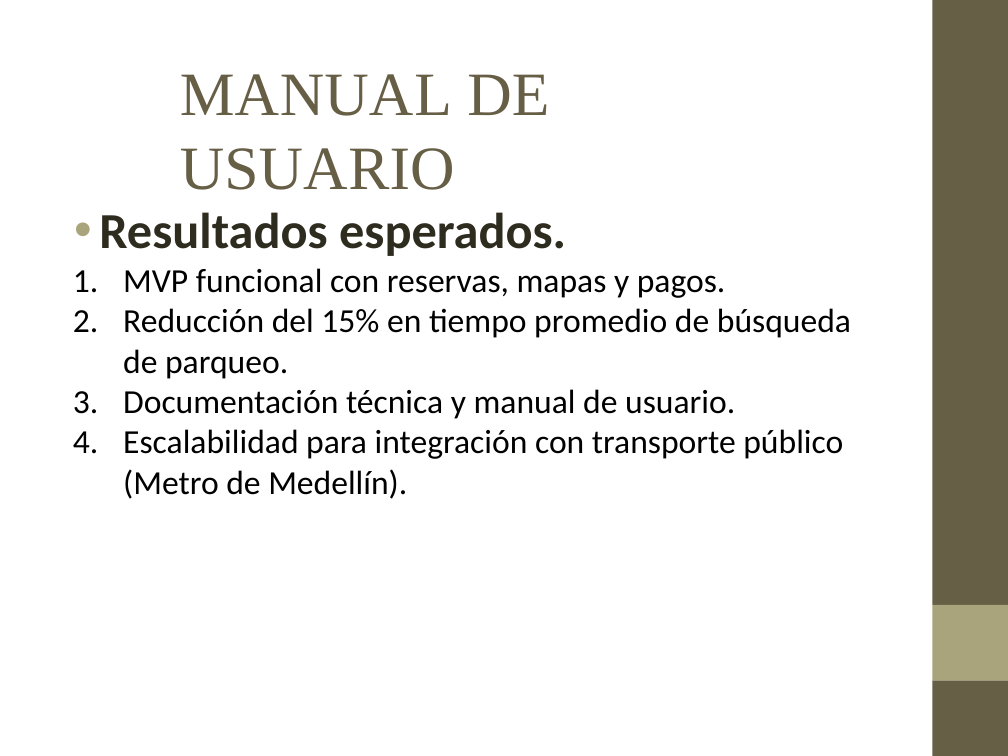
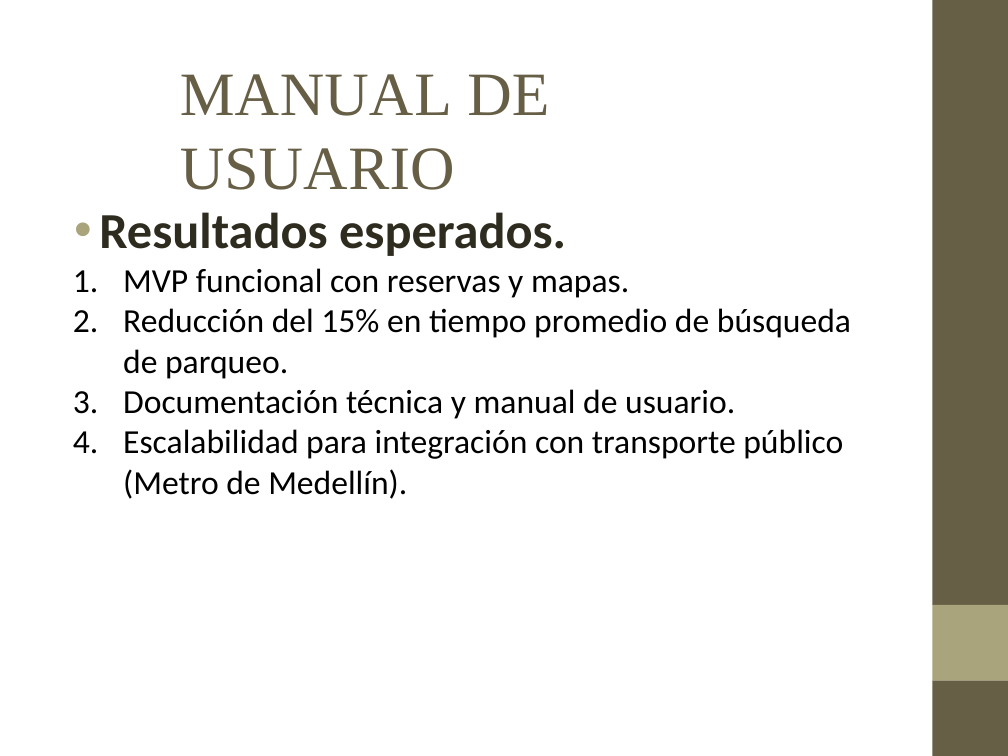
Before and after one commit to SrAlucart/Proyecto_y_Documentacion, a slide deck: slide 14 of Manual de usuario.pptx. Drawn at 1008x756 pixels with LibreOffice and Linux fonts; fonts in the diff are those of the drawing; background and template pictures are left out. Boxes give left, top, right and bottom in pixels: in the first picture for what was removed or moved away, otherwise in the second. Text is boxed around its words. In the diff, an @@ line names an element or a change of style, - is before the commit and + after.

```diff
--- a/Manual de usuario.pptx
+++ b/Manual de usuario.pptx
@@ text at <box>123,268,629,298</box>: text changed @@
-1. MVP funcional con reservas, mapas y pagos.
+1. MVP funcional con reservas y mapas.
```
Also in this commit, not shown: 4 other slides changed, 8 other files.
